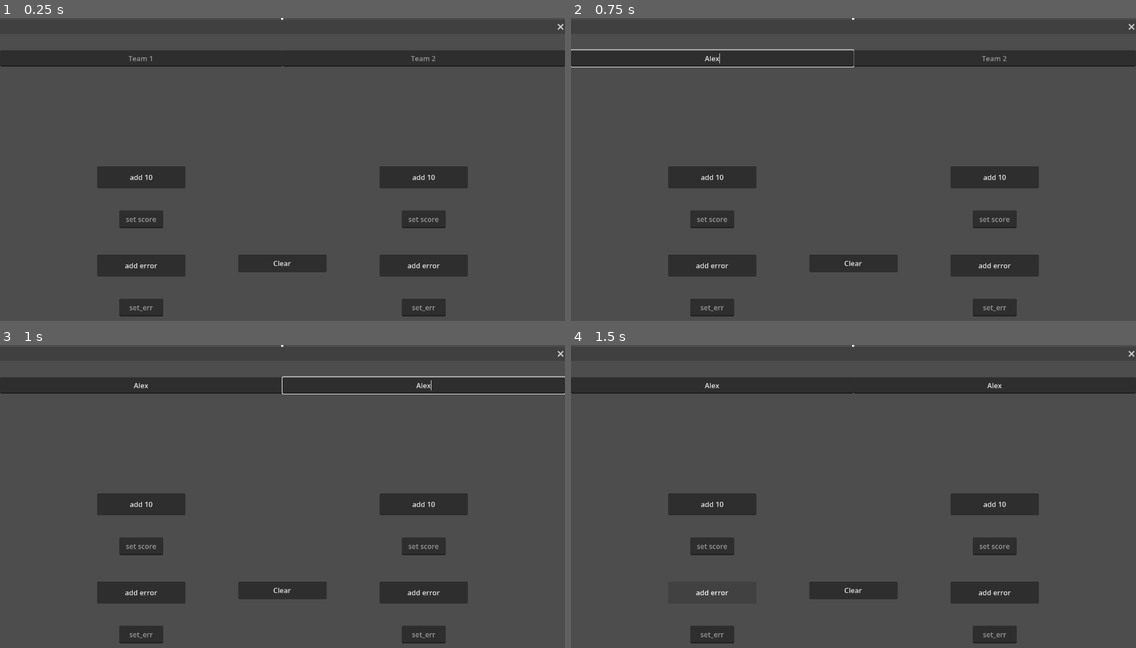
Above: before the commit, frames 1-4 (two rows, left to right).
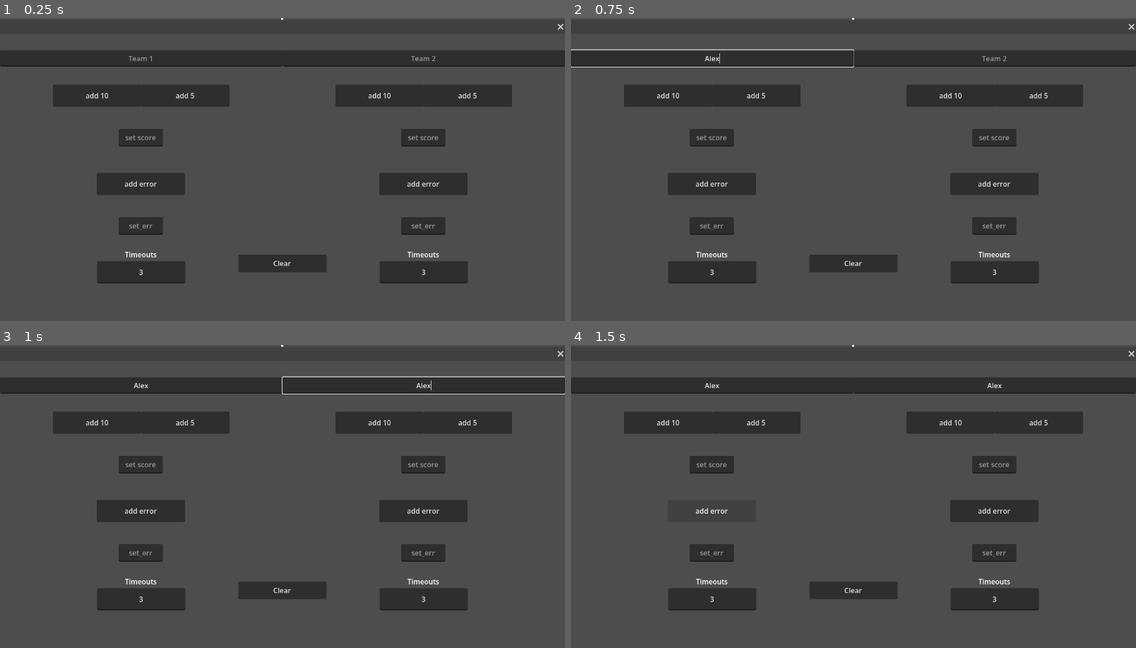
Above: after the commit, the same moments.

Repository: zukas97/quizzing-score
Game: Godot game, scene res://main.tscn
The game is run twice, just before and just after one commit, with the same random seed, the same clock (stepped at 60 frames per second) and the same inputs.
Inputs (mouse positions are in pixels of both pictures, inside the frame that each line leads up to):
- Up to frame 1 (0.25 s): no input
- Up to frame 2 (0.75 s): click (712, 57) at 0.52 s; type "Alex" at 0.6 s
- Up to frame 3 (1 s): click (423, 384) at 0.75 s; type "Alex" at 0.83 s
- Up to frame 4 (1.5 s): click "add error" at 1.25 s

The runs differ from the first frame. In frame 1, 9.8% of the frame differs, in the area x 9-91%, y 22-99%; in frame 2, 9.8%; in frame 3, 9.8%; in frame 4, 9.2%.

Commit message:
add timeouts

Diff:
--- a/ctrl_window.gd
+++ b/ctrl_window.gd
@@ -8,16 +8,14 @@
 signal left_err_set(errors: int)
 signal right_err_set(errors: int)
 signal clear
+signal left_timeouts_set(timeouts: int)
+signal right_timeouts_set(timeouts: int)
 
 
-# Called when the node enters the scene tree for the first time.
 func _ready() -> void:
 	show()
-	pass # Replace with function body.
 
-
-# Called every frame. 'delta' is the elapsed time since the previous frame.
-func _process(delta: float) -> void:
+func _process(_delta: float) -> void:
 	pass
 
 
@@ -30,34 +28,40 @@
 
 func _on_name_right_text_submitted(new_text: String) -> void:
 	right_name_set.emit($CanvasLayer/right/name_right.text);
-	pass # Replace with function body.
 
 func _on_add_10_right_pressed() -> void:
 	button.emit(1)
 
 func _on_set_score_left_text_submitted(new_text: String) -> void:
 	left_score_set.emit(int(new_text))
-	pass
 
 func _on_set_score_right_text_submitted(new_text: String) -> void:
 	right_score_set.emit(int(new_text))
-	pass # Replace with function body.
 
 func _on_add_error_left_pressed() -> void:
 	button.emit(2)
-	pass # Replace with function body.
 
 func _on_add_error_right_pressed() -> void:
 	button.emit(3)
-	pass # Replace with function body.
 
 func _on_clear_pressed() -> void:
 	clear.emit()
 
 func _on_right_err_text_submitted(new_text: String) -> void:
-	right_err_set.emit(int($CanvasLayer/right/right_err.text))
-	pass # Replace with function body.
+	right_err_set.emit(int(new_text))
 
 func _on_left_err_text_submitted(new_text: String) -> void:
-	left_err_set.emit(int($CanvasLayer/left/left_err.text))
-	pass # Replace with function body.
+	left_err_set.emit(int(new_text))
+
+func _on_timeouts_right_text_submitted(new_text: String) -> void:
+	right_timeouts_set.emit(int(new_text))
+
+
+func _on_timeouts_left_text_submitted(new_text: String) -> void:
+	left_timeouts_set.emit(int(new_text))
+
+func _on_add_5_left_pressed() -> void:
+	button.emit(4)
+
+func _on_add_5_right_pressed() -> void:
+	button.emit(5)
--- a/ctrl_window.tscn
+++ b/ctrl_window.tscn
@@ -20,34 +20,60 @@
 alignment = 1
 
 [node name="add_10_left" type="Button" parent="CanvasLayer/left" unique_id=436539405]
-offset_left = 220.0
-offset_top = 300.0
-offset_right = 420.0
-offset_bottom = 350.0
+offset_left = 120.0
+offset_top = 115.0
+offset_right = 320.0
+offset_bottom = 165.0
 size_flags_vertical = 6
 text = "add 10"
 
+[node name="add_5_left" type="Button" parent="CanvasLayer/left" unique_id=1105524659]
+offset_left = 320.0
+offset_top = 115.0
+offset_right = 520.0
+offset_bottom = 165.0
+size_flags_vertical = 6
+text = "add 5"
+
 [node name="set_score_left" type="LineEdit" parent="CanvasLayer/left" unique_id=1348264117]
-offset_left = 270.0
-offset_top = 400.0
-offset_right = 370.0
-offset_bottom = 440.0
+offset_left = 269.0
+offset_top = 215.0
+offset_right = 369.0
+offset_bottom = 255.0
 placeholder_text = "set score"
 alignment = 1
 
 [node name="add_error_left" type="Button" parent="CanvasLayer/left" unique_id=55869195]
-offset_left = 220.0
-offset_top = 500.0
-offset_right = 420.0
-offset_bottom = 550.0
+offset_left = 219.0
+offset_top = 315.0
+offset_right = 419.0
+offset_bottom = 365.0
 text = "add error"
 
 [node name="left_err" type="LineEdit" parent="CanvasLayer/left" unique_id=202304024]
-offset_left = 270.0
-offset_top = 600.0
-offset_right = 370.0
-offset_bottom = 640.0
+offset_left = 269.0
+offset_top = 415.0
+offset_right = 369.0
+offset_bottom = 455.0
 placeholder_text = "set_err"
+alignment = 1
+
+[node name="timeout_label_left" type="Label" parent="CanvasLayer/left" unique_id=106923566]
+offset_left = 220.0
+offset_top = 485.0
+offset_right = 420.0
+offset_bottom = 515.0
+text = "Timeouts"
+horizontal_alignment = 1
+vertical_alignment = 1
+
+[node name="timeouts_left" type="LineEdit" parent="CanvasLayer/left" unique_id=1617531499]
+offset_left = 220.0
+offset_top = 515.0
+offset_right = 420.0
+offset_bottom = 565.0
+text = "3"
+placeholder_text = "Timeouts"
 alignment = 1
 
 [node name="right" type="Node2D" parent="CanvasLayer" unique_id=403153414]
@@ -61,34 +87,61 @@
 alignment = 1
 
 [node name="add_10_right" type="Button" parent="CanvasLayer/right" unique_id=240317740]
-offset_left = 860.0
-offset_top = 300.0
-offset_right = 1060.0
-offset_bottom = 350.0
+offset_left = 760.0
+offset_top = 115.0
+offset_right = 960.0
+offset_bottom = 165.0
 text = "add 10"
 
+[node name="add_5_right" type="Button" parent="CanvasLayer/right" unique_id=201302856]
+offset_left = 960.0
+offset_top = 115.0
+offset_right = 1160.0
+offset_bottom = 165.0
+size_flags_vertical = 6
+text = "add 5"
+
 [node name="set_score_right" type="LineEdit" parent="CanvasLayer/right" unique_id=1360629533]
-offset_left = 910.0
-offset_top = 400.0
-offset_right = 1010.0
-offset_bottom = 440.0
+offset_left = 909.0
+offset_top = 215.0
+offset_right = 1009.0
+offset_bottom = 255.0
 placeholder_text = "set score"
 alignment = 1
 
 [node name="add_error_right" type="Button" parent="CanvasLayer/right" unique_id=1152310958]
-offset_left = 860.0
-offset_top = 500.0
-offset_right = 1060.0
-offset_bottom = 550.0
+offset_left = 859.0
+offset_top = 315.0
+offset_right = 1059.0
+offset_bottom = 365.0
 text = "add error"
 
 [node name="right_err" type="LineEdit" parent="CanvasLayer/right" unique_id=1718524265]
-offset_left = 910.0
-offset_top = 600.0
-offset_right = 1010.0
-offset_bottom = 640.0
+offset_left = 909.0
+offset_top = 415.0
+offset_right = 1009.0
+offset_bottom = 455.0
 placeholder_text = "set_err"
 alignment = 1
+
+[node name="timeout_label_right" type="Label" parent="CanvasLayer/right" unique_id=938242073]
+offset_left = 860.0
+offset_top = 485.0
+offset_right = 1060.0
+offset_bottom = 515.0
+text = "Timeouts"
+horizontal_alignment = 1
+vertical_alignment = 1
+
+[node name="timeouts_right" type="LineEdit" parent="CanvasLayer/right" unique_id=2007997194]
+offset_left = 860.0
+offset_top = 515.0
+offset_right = 1060.0
+offset_bottom = 565.0
+text = "3"
+placeholder_text = "Timeouts"
+alignment = 1
+emoji_menu_enabled = false
 
 [node name="Clear" type="Button" parent="CanvasLayer" unique_id=409371058]
 custom_minimum_size = Vector2(200, 40)
@@ -100,12 +153,16 @@
 
 [connection signal="text_submitted" from="CanvasLayer/left/name_left" to="." method="_on_name_left_text_submitted"]
 [connection signal="pressed" from="CanvasLayer/left/add_10_left" to="." method="_on_button_pressed"]
+[connection signal="pressed" from="CanvasLayer/left/add_5_left" to="." method="_on_add_5_left_pressed"]
 [connection signal="text_submitted" from="CanvasLayer/left/set_score_left" to="." method="_on_set_score_left_text_submitted"]
 [connection signal="pressed" from="CanvasLayer/left/add_error_left" to="." method="_on_add_error_left_pressed"]
 [connection signal="text_submitted" from="CanvasLayer/left/left_err" to="." method="_on_left_err_text_submitted"]
+[connection signal="text_submitted" from="CanvasLayer/left/timeouts_left" to="." method="_on_timeouts_left_text_submitted"]
 [connection signal="text_submitted" from="CanvasLayer/right/name_right" to="." method="_on_name_right_text_submitted"]
 [connection signal="pressed" from="CanvasLayer/right/add_10_right" to="." method="_on_add_10_right_pressed"]
+[connection signal="pressed" from="CanvasLayer/right/add_5_right" to="." method="_on_add_5_right_pressed"]
 [connection signal="text_submitted" from="CanvasLayer/right/set_score_right" to="." method="_on_set_score_right_text_submitted"]
 [connection signal="pressed" from="CanvasLayer/right/add_error_right" to="." method="_on_add_error_right_pressed"]
 [connection signal="text_submitted" from="CanvasLayer/right/right_err" to="." method="_on_right_err_text_submitted"]
+[connection signal="text_submitted" from="CanvasLayer/right/timeouts_right" to="." method="_on_timeouts_right_text_submitted"]
 [connection signal="pressed" from="CanvasLayer/Clear" to="." method="_on_clear_pressed"]
--- a/main.gd
+++ b/main.gd
@@ -45,6 +45,12 @@
 			right_err += 1
 			if right_err >= 5:
 				right_score -=5
+		# left add 5
+		4:
+			left_score += 5
+		# right add 5
+		5:
+			right_score += 5
 
 
 
@@ -76,3 +82,13 @@
 	right_err = 0
 	left_score = 0
 	left_err = 0
+
+
+
+func _on_window_right_timeouts_set(timeouts: int) -> void:
+	$CanvasLayer/timeouts_right.set_text(str(timeouts))
+	pass # Replace with function body.
+
+func _on_window_left_timeouts_set(timeouts: int) -> void:
+	$CanvasLayer/timeouts_left.set_text(str(timeouts))
+	pass # Replace with function body.
--- a/main.tscn
+++ b/main.tscn
@@ -24,6 +24,19 @@
 border_width_right = 2
 border_width_bottom = 2
 border_color = Color(1, 1, 1, 1)
+
+[sub_resource type="StyleBoxFlat" id="StyleBoxFlat_1bvp3"]
+bg_color = Color(0.6, 0.6, 0.6, 0)
+border_width_left = 2
+border_width_top = 2
+
+[sub_resource type="LabelSettings" id="LabelSettings_lquwl"]
+font_size = 24
+
+[sub_resource type="StyleBoxFlat" id="StyleBoxFlat_7mycd"]
+bg_color = Color(0.6, 0.6, 0.6, 0)
+border_width_top = 2
+border_width_right = 2
 
 [node name="main" type="Node2D" unique_id=2085586319]
 script = ExtResource("1_ig7tw")
@@ -113,6 +126,28 @@
 horizontal_alignment = 1
 vertical_alignment = 1
 
+[node name="timeouts_left" type="Label" parent="CanvasLayer" unique_id=1079872899]
+offset_left = 560.0
+offset_top = 640.0
+offset_right = 640.0
+offset_bottom = 720.0
+theme_override_styles/normal = SubResource("StyleBoxFlat_1bvp3")
+text = "3"
+label_settings = SubResource("LabelSettings_lquwl")
+horizontal_alignment = 1
+vertical_alignment = 1
+
+[node name="timeouts_right" type="Label" parent="CanvasLayer" unique_id=228499561]
+offset_left = 640.0
+offset_top = 640.0
+offset_right = 720.0
+offset_bottom = 720.0
+theme_override_styles/normal = SubResource("StyleBoxFlat_7mycd")
+text = "3"
+label_settings = SubResource("LabelSettings_lquwl")
+horizontal_alignment = 1
+vertical_alignment = 1
+
 [node name="Window" parent="." unique_id=1215449383 instance=ExtResource("2_0xm2m")]
 visible = false
 
@@ -121,6 +156,8 @@
 [connection signal="left_err_set" from="Window" to="." method="_on_window_left_err_set"]
 [connection signal="left_name_set" from="Window" to="." method="_on_window_left_name_set"]
 [connection signal="left_score_set" from="Window" to="." method="_on_window_left_score_set"]
+[connection signal="left_timeouts_set" from="Window" to="." method="_on_window_left_timeouts_set"]
 [connection signal="right_err_set" from="Window" to="." method="_on_window_right_err_set"]
 [connection signal="right_name_set" from="Window" to="." method="_on_window_right_name_set"]
 [connection signal="right_score_set" from="Window" to="." method="_on_window_right_score_set"]
+[connection signal="right_timeouts_set" from="Window" to="." method="_on_window_right_timeouts_set"]
